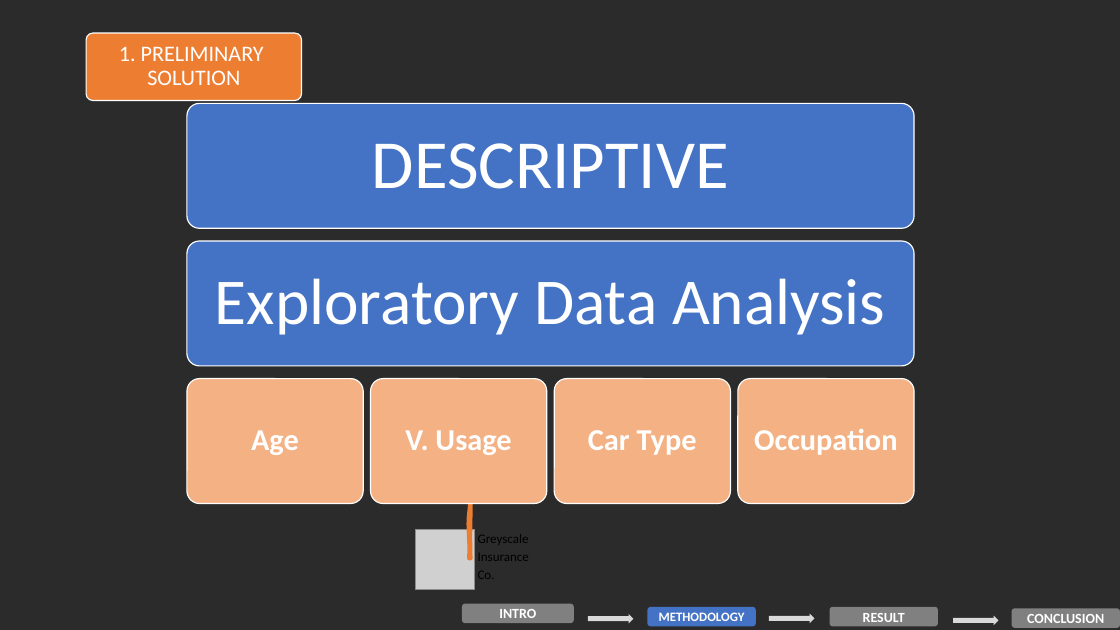
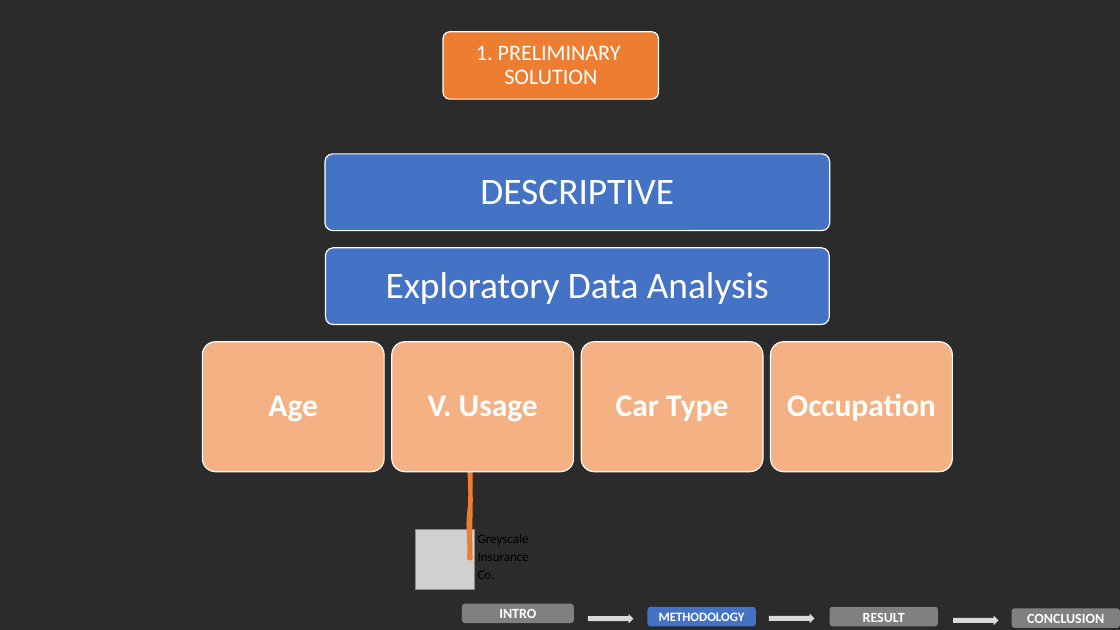
Before and after one commit to dranreb1660/Business_Fundermentals, a slide deck: slide 5 of BF_insurance.pptx. Drawn at 1120x630 pixels with LibreOffice and Linux fonts; fonts in the diff are those of the drawing; grey boxes stand for pictures; background and template pictures are left out; a plain dark background stands for a picture behind light text. Boxes give left, top, right and bottom in pixels: in the first picture for what was removed or moved away, otherwise in the second. Text is boxed around its words. In the diff, an @@ line names an element or a change of style, - is before the commit and + after.

```diff
--- a/BF_insurance.pptx
+++ b/BF_insurance.pptx
@@ rounded rectangle: place and size @@
-rounded rectangle at <box>87,33,302,100</box>
+rounded rectangle at <box>443,32,658,99</box>
@@ text "1. PRELIMINARY SOLUTION": place and size @@
-text "1. PRELIMINARY SOLUTION" at <box>119,46,264,85</box>
+text "1. PRELIMINARY SOLUTION" at <box>476,45,621,84</box>
@@ rounded rectangle: place and size @@
-rounded rectangle at <box>187,103,915,229</box>
+rounded rectangle at <box>325,154,830,230</box>
@@ text "DESCRIPTIVE": place and size @@
-text "DESCRIPTIVE" at <box>372,143,729,189</box>
+text "DESCRIPTIVE" at <box>480,180,674,205</box>
@@ text "DESCRIPTIVE" at <box>480,180,674,205</box>: size 59 to 32 pt; less space between paragraphs @@
@@ rounded rectangle: place and size @@
-rounded rectangle at <box>187,241,915,366</box>
+rounded rectangle at <box>326,248,830,324</box>
@@ text "Exploratory Data Analysis": place and size @@
-text "Exploratory Data Analysis" at <box>215,278,885,335</box>
+text "Exploratory Data Analysis" at <box>386,272,769,304</box>
@@ text "Exploratory Data Analysis" at <box>386,272,769,304</box>: size 56 to 32 pt; less space between paragraphs @@
@@ rounded rectangle: place and size @@
-rounded rectangle at <box>187,379,364,504</box>
+rounded rectangle at <box>202,342,384,472</box>
@@ text "Age": place and size @@
-text "Age" at <box>251,430,299,455</box>
+text "Age" at <box>268,395,318,421</box>
@@ rounded rectangle: place and size @@
-rounded rectangle at <box>371,379,547,504</box>
+rounded rectangle at <box>392,342,573,472</box>
@@ text "V. Usage": place and size @@
-text "V. Usage" at <box>405,430,511,455</box>
+text "V. Usage" at <box>428,395,538,421</box>
@@ rounded rectangle: place and size @@
-rounded rectangle at <box>555,379,731,504</box>
+rounded rectangle at <box>581,342,763,472</box>
@@ text "Car Type": place and size @@
-text "Car Type" at <box>588,430,697,455</box>
+text "Car Type" at <box>616,395,728,421</box>
@@ rounded rectangle: place and size @@
-rounded rectangle at <box>738,379,914,504</box>
+rounded rectangle at <box>770,342,952,472</box>
@@ size 26 to 27 pt in 4 elements at <box>268,395,318,421</box>, <box>428,395,538,421</box>, <box>616,395,728,421</box>, <box>787,394,936,421</box> @@
@@ text "Occupation": place and size @@
-text "Occupation" at <box>754,429,897,455</box>
+text "Occupation" at <box>787,394,936,421</box>
```
Also in this commit, not shown: 4 other slides changed, 3 slides added, 1 other file.
